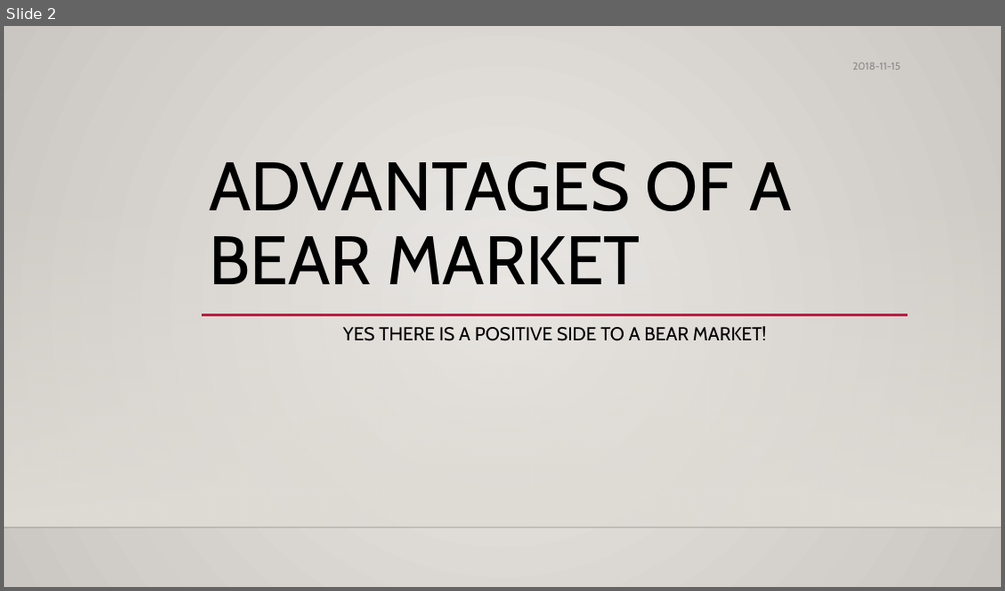
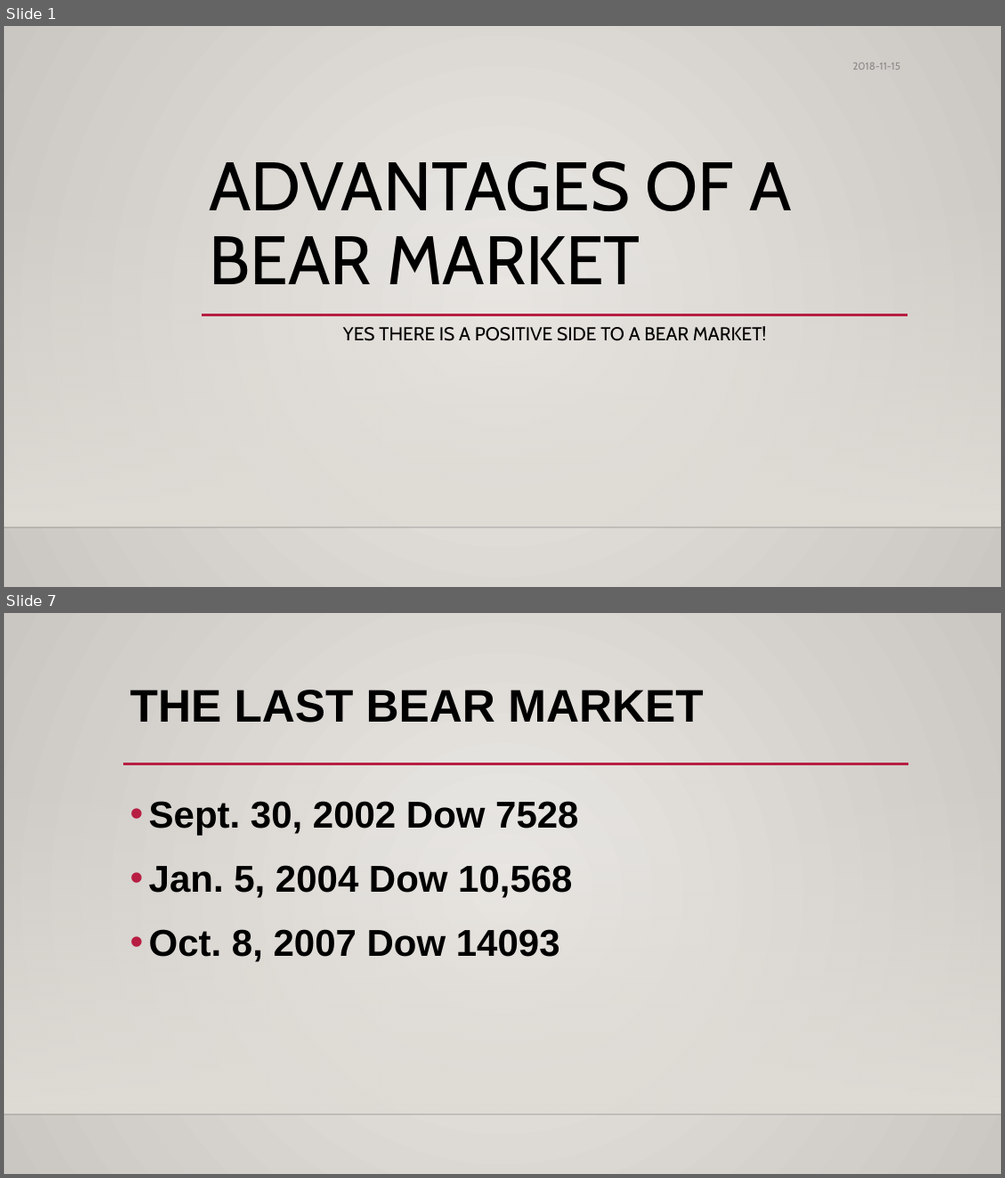
Before and after one commit to Gracewj/615-officer-, a slide deck: Officer.pptx. Shown one above the other, each under a label of ours: slide 2 before the commit, slides 1 and 7 after it; the slides between them are not shown. The pictures are 1005x591 and 1005x1178 pixels, drawn with LibreOffice and Linux fonts; fonts in the diff are those of the drawing; background and template pictures are left out. Boxes give left, top, right and bottom in pixels: in the first picture for what was removed or moved away, otherwise in the second. Text is boxed around its words. In the diff, an @@ line names an element or a change of style, - is before the commit and + after.

```diff
--- a/Officer.pptx
+++ b/Officer.pptx
@@ slide 7 added at [4, 613, 1001, 1174], background gradient #ECEAE7 to #CAC7C1; not listed: 2 template elements that a slide beside it also shows @@
@@ title added at [130, 690, 703, 722], 44 pt, text #000000, bold @@
+THE LAST BEAR MARKET
@@ line added from (123, 764) to (909, 764), #B71E42 2.5 pt @@
@@ text added at [149, 801, 578, 962], 36 pt, text #000000, bold @@
+• Sept. 30, 2002 Dow 7528
+• Jan. 5, 2004 Dow 10,568
+• Oct. 8, 2007 Dow 14093
@@ what was slide 2 is now slide 1 @@
```
Also in this commit, not shown: 3 slides changed, 3 other slides added, 1 slide removed, 12 other files.
